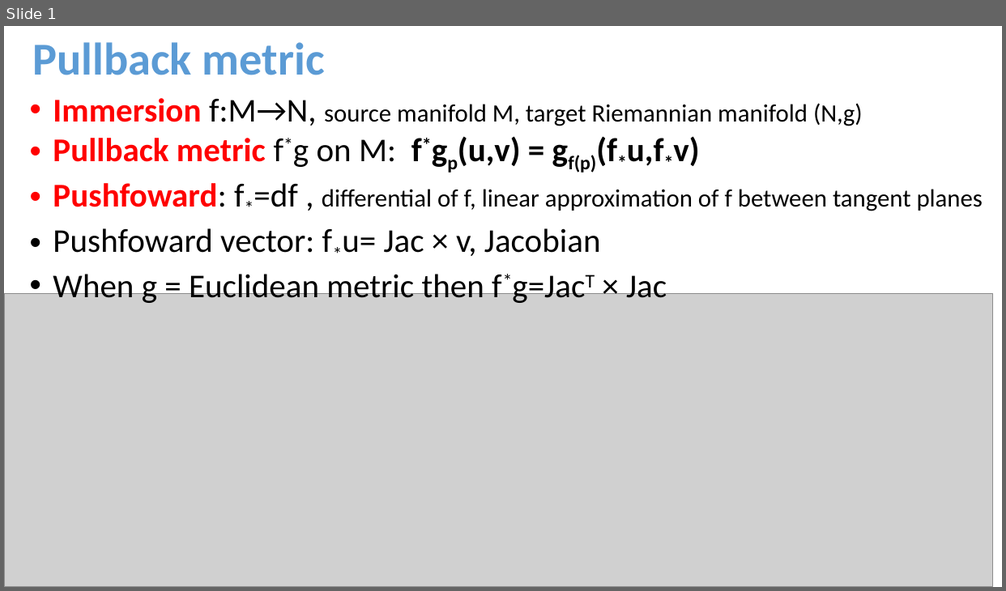
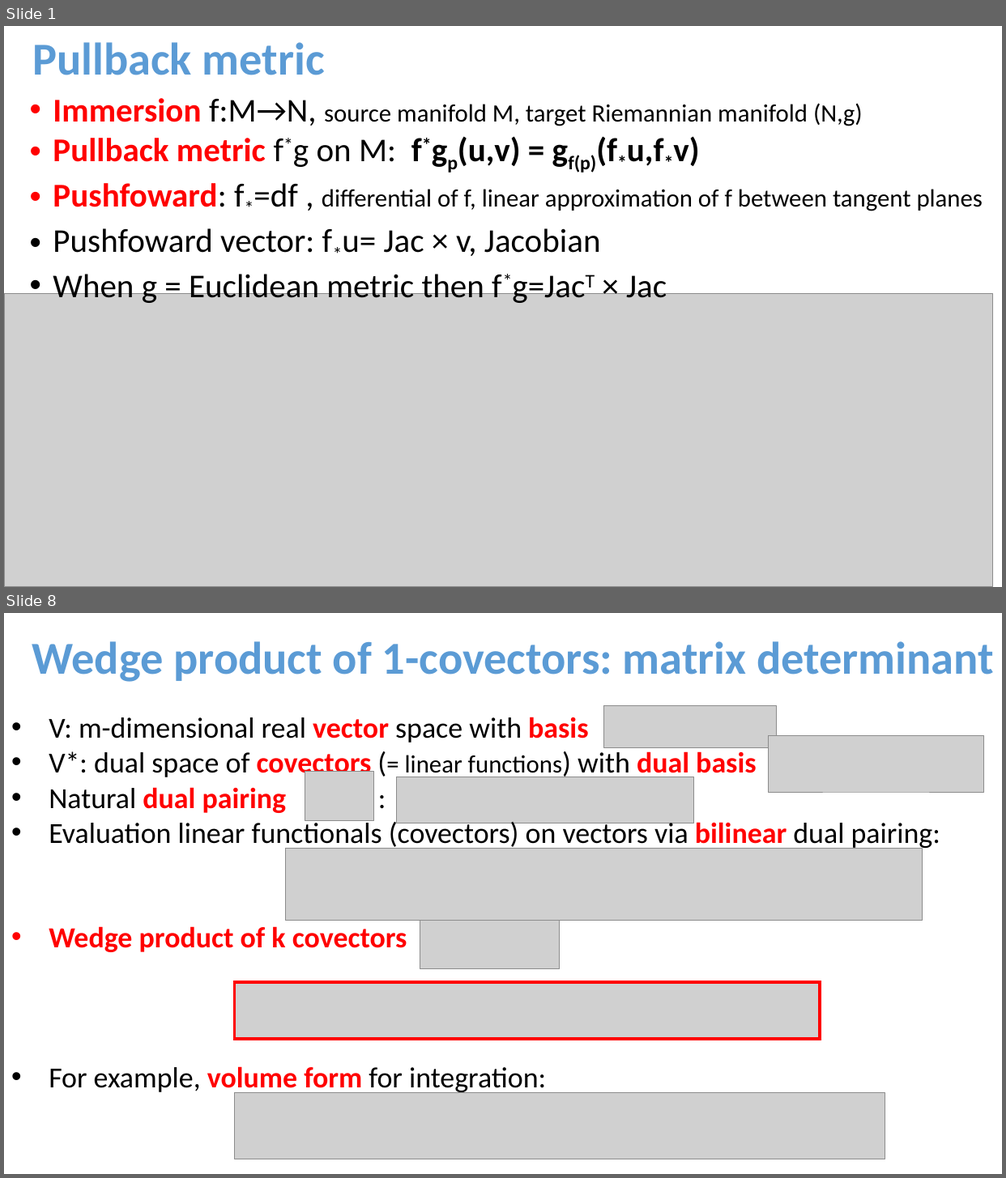
Before and after one commit to FrankNielsen/FrankNielsen.github.io, a slide deck: Cards/Card-DifferentialGeometry-2023.pptx. Shown one above the other, each under a label of ours: slide 1 before the commit, slides 1 and 8 after it; the slides between them are not shown. The pictures are 1006x591 and 1006x1178 pixels, drawn with LibreOffice and Linux fonts; fonts in the diff are those of the drawing; grey boxes stand for pictures. Boxes give left, top, right and bottom in pixels: in the first picture for what was removed or moved away, otherwise in the second. Text is boxed around its words. In the diff, an @@ line names an element or a change of style, - is before the commit and + after.

```diff
--- a/Cards/Card-DifferentialGeometry-2023.pptx
+++ b/Cards/Card-DifferentialGeometry-2023.pptx
@@ slide 8 added at <box>4,613,1002,1174</box>, background #FFFFFF @@
@@ title added at <box>32,641,994,682</box>, 44 pt, text #5B9BD5, bold @@
+Wedge product of 1-covectors: matrix determinant
@@ picture added at <box>603,706,776,747</box> @@
@@ text added at <box>49,717,940,1095</box>, 28 pt, text #000000 @@
+• V: m-dimensional real vector space with basis
+• V*: dual space of covectors (= linear functions) with dual basis
+• Natural dual pairing :
+• Evaluation linear functionals (covectors) on vectors via bilinear dual pairing:
+• Wedge product of k covectors
+• For example, volume form for integration:
@@ picture added at <box>769,736,984,792</box> @@
@@ picture added at <box>305,772,374,821</box> @@
@@ picture added at <box>396,777,693,823</box> @@
@@ picture added at <box>286,849,922,921</box> @@
@@ picture added at <box>420,914,560,969</box> @@
@@ picture added at <box>235,982,820,1039</box> @@
@@ rectangle added at <box>235,982,820,1039</box>, outline #FF0000 3 pt @@
@@ picture added at <box>235,1093,885,1160</box> @@
```
Also in this commit, not shown: 6 other slides added, 36 other files.
